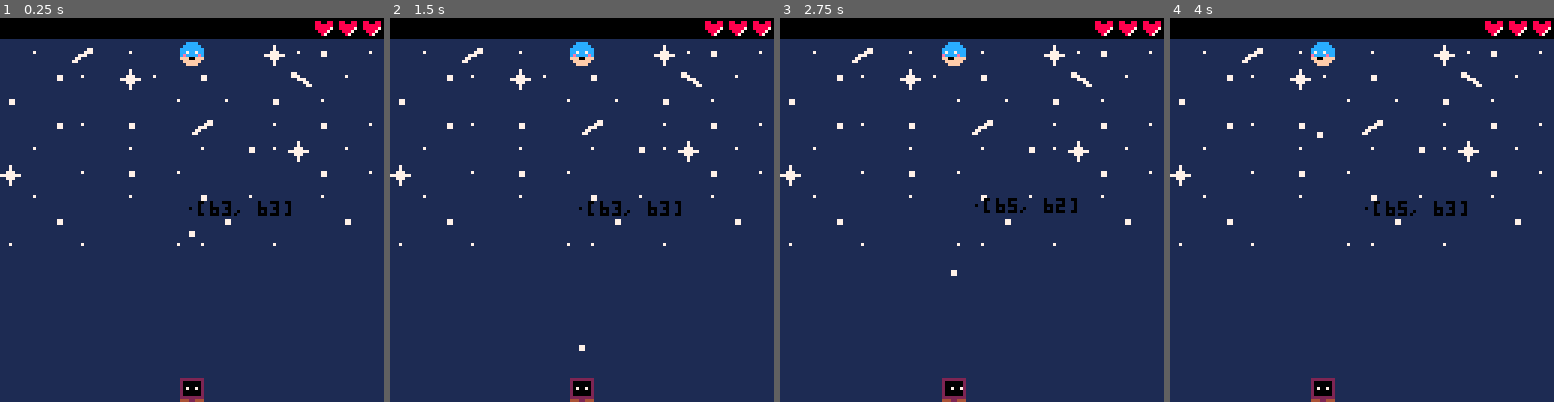
Above: before the commit, frames 1-4 (left to right).
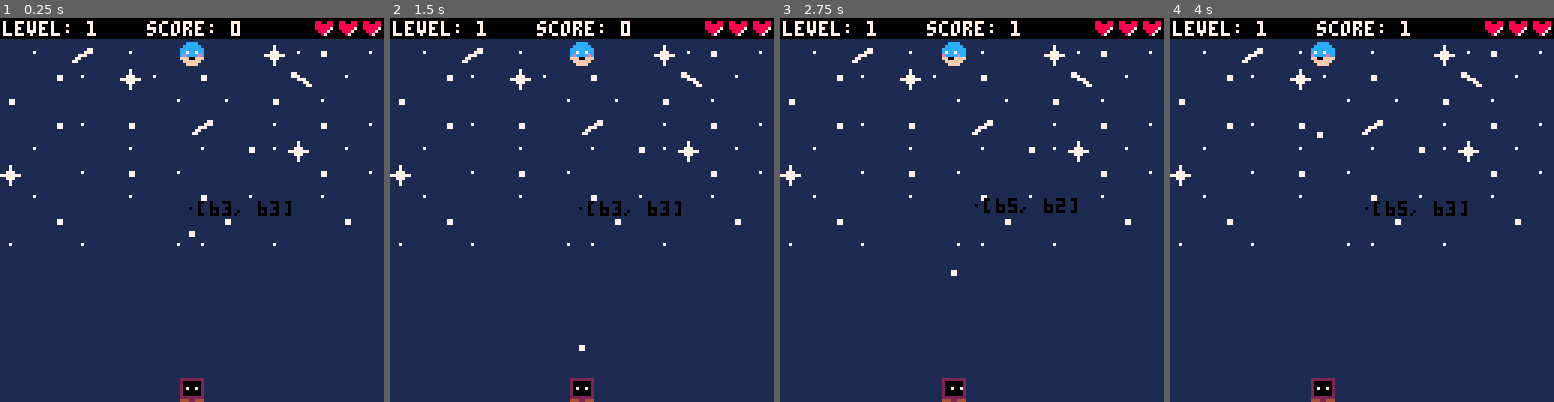
Above: after the commit, the same moments.

Repository: diodemusic/infinipong
Game: PICO-8 cartridge src/infinipong.p8
Same seed, same stepped clock (60 frames per second), same inputs: the game is played once before the commit and once after it.
Inputs:
- Up to frame 1 (0.25 s): no input
- Up to frame 2 (1.5 s): tap X (X key) at 0.33, 1.07 s
- Up to frame 3 (2.75 s): hold Right 1.6-2.1 s; tap X (X key) at 1.85 s; hold Up 2.15-2.42 s; hold Right from 2.47 s (still down)
- Up to frame 4 (4 s): tap X (X key) at 2.97 s; release Right at 3.03 s; hold Left 3.08-3.58 s; hold Down 3.63-3.97 s

The runs differ from the first frame. In frame 1, 0.7% of the frame differs, in the area x 0-63%, y 0-5%; in frame 2, 0.7%; in frame 3, 0.7%; in frame 4, 0.7%.

Commit message:
Fix game stats display

Diff:
--- a/src/main.lua
+++ b/src/main.lua
@@ -69,12 +69,6 @@
     end
 end
 
-function draw_lives()
-    for i = 1, player.lives do
-        spr(11, 96 + (i * 8), 1)
-    end
-end
-
 ------------------- enemy
 
 function draw_enemy()
@@ -187,9 +181,15 @@
 
 function draw_stats()
     rectfill(0, 0, 128, 6, 0)
-    -- print("level: " .. level .. "  score: " .. score .. "  lives: ", 0, 1)
-    line(0, 0, 1, 0, 0)
+    print("level: " .. level, 1, 1, 7)
+    print("score: " .. score, 49, 1, 7)
     draw_lives()
+end
+
+function draw_lives()
+    for i = 1, player.lives do
+        spr(11, 96 + (i * 8), 1)
+    end
 end
 
 ------------------------------- debug
Not shown, changed: TODO.md
